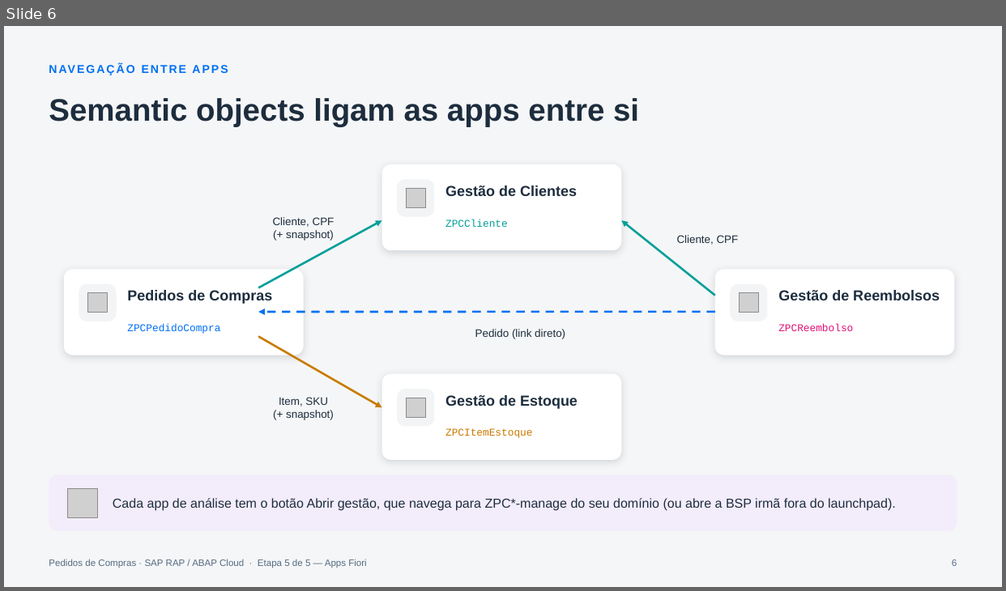
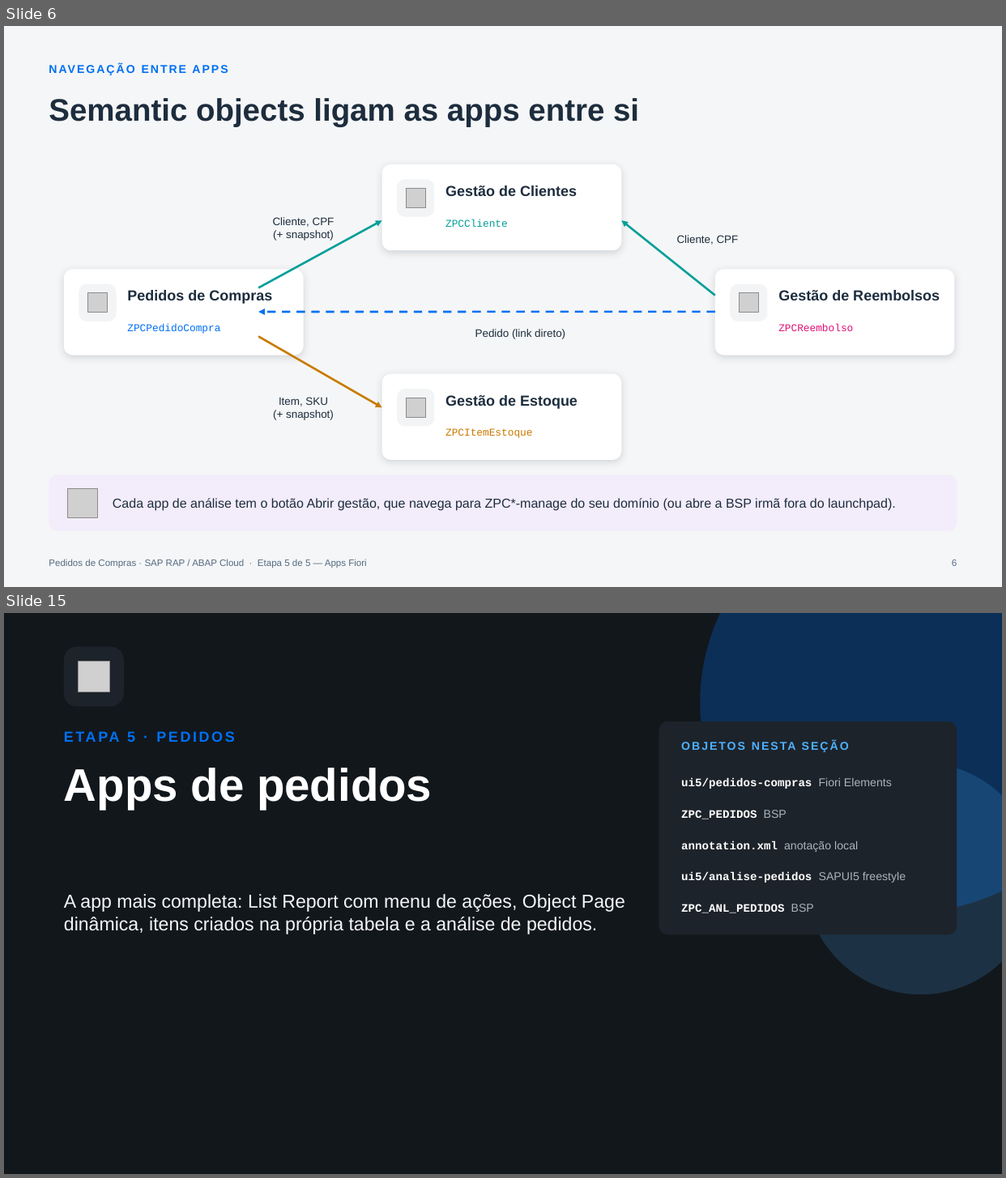
Before and after one commit to AdrianoBispo/sap-abap-rap-pedidos-de-compras-app, a slide deck: docs/apresentacoes/05-apps-fiori.pptx. Shown one above the other, each under a label of ours: slide 6 before the commit, slides 6 and 15 after it; the slides between them are not shown. The pictures are 1006x591 and 1006x1178 pixels, drawn with LibreOffice and Linux fonts; fonts in the diff are those of the drawing; grey boxes stand for pictures. Boxes give left, top, right and bottom in pixels: in the first picture for what was removed or moved away, otherwise in the second. Text is boxed around its words. In the diff, an @@ line names an element or a change of style, - is before the commit and + after.

```diff
--- a/docs/apresentacoes/05-apps-fiori.pptx
+++ b/docs/apresentacoes/05-apps-fiori.pptx
@@ slide 15 added at bbox=[4, 613, 1002, 1174], background #12171C @@
@@ ellipse added at bbox=[701, 613, 1002, 913], fill #0070F2 at 28% opacity @@
@@ rounded rectangle added at bbox=[64, 647, 124, 707], fill #1D232A @@
@@ picture added at bbox=[78, 661, 109, 692] @@
@@ text added at bbox=[127, 731, 135, 742], 14 pt, text #0070F2, bold @@
+ETAPA 5 · PEDIDOS
@@ rounded rectangle added at bbox=[659, 722, 957, 935], fill #1D232A @@
@@ text added at bbox=[681, 735, 935, 756], 11 pt, text #4DB1FF, bold @@
+OBJETOS NESTA SEÇÃO
@@ title added at bbox=[64, 768, 432, 809], 44 pt, text #FFFFFF, bold @@
+Apps de pedidos
@@ text added at bbox=[681, 778, 892, 789], 11 pt, text #FFFFFF, bold @@
+ui5/pedidos-compras Fiori Elements
@@ ellipse added at bbox=[805, 763, 1002, 995], fill #4DB1FF at 18% opacity @@
@@ text added at bbox=[681, 810, 786, 820], 11 pt, text #FFFFFF, bold @@
+ZPC_PEDIDOS BSP
@@ text added at bbox=[681, 841, 858, 852], 11 pt, text #FFFFFF, bold @@
+annotation.xml anotação local
@@ text added at bbox=[681, 872, 906, 883], 11 pt, text #FFFFFF, bold @@
+ui5/analise-pedidos SAPUI5 freestyle
@@ text added at bbox=[64, 894, 625, 935], 18 pt, text #F5F6F7 @@
+A app mais completa: List Report com menu de ações, Object Page dinâmica, itens criados na própria tabela e a análise de pedidos.
@@ text added at bbox=[681, 904, 814, 914], 11 pt, text #FFFFFF, bold @@
+ZPC_ANL_PEDIDOS BSP
```
Also in this commit, not shown: 7 slides changed, 15 other slides added, 3 slides removed.
